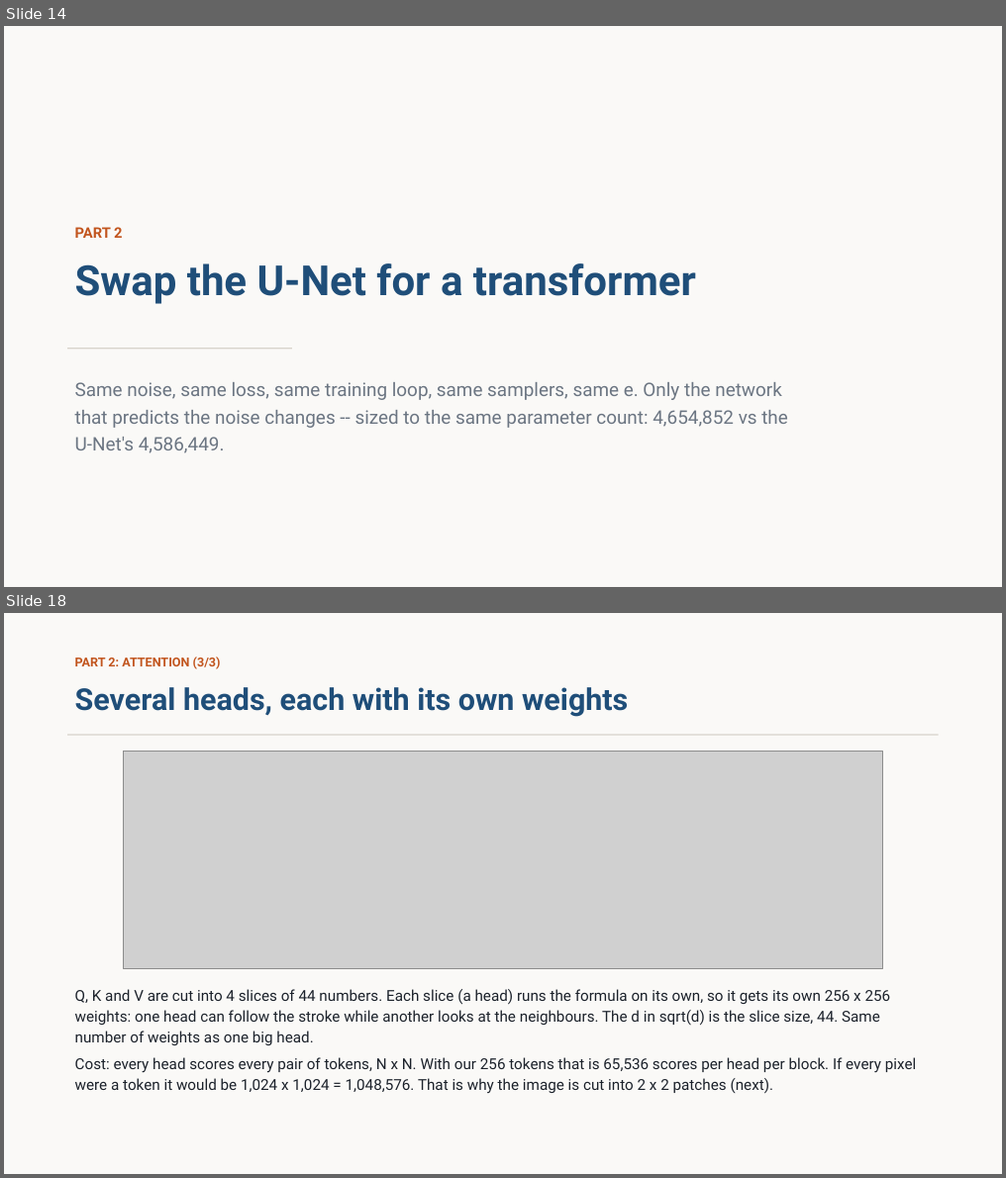
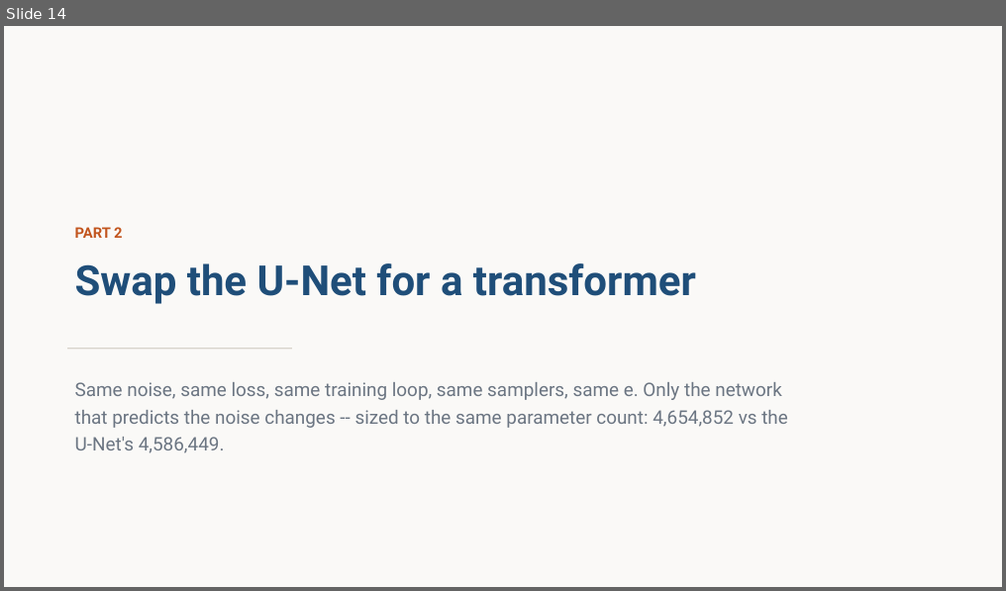
Before and after one commit to stanthemaker/tutorial_ml, a slide deck: week5_diffusion/slides/week5_diffusion.pptx. Shown one above the other, each under a label of ours: slides 14 and 18 before the commit, slide 14 after it; the slides between them are not shown. The pictures are 1006x1178 and 1006x591 pixels, drawn with LibreOffice and Linux fonts; fonts in the diff are those of the drawing; grey boxes stand for pictures. Boxes give left, top, right and bottom in pixels: in the first picture for what was removed or moved away, otherwise in the second. Text is boxed around its words. In the diff, an @@ line names an element or a change of style, - is before the commit and + after.

```diff
--- a/week5_diffusion/slides/week5_diffusion.pptx
+++ b/week5_diffusion/slides/week5_diffusion.pptx
@@ slide 18 removed at (4,613,1002,1174), background #FAF9F7 @@
@@ text removed at (75,657,221,669) @@
-PART 2: ATTENTION (3/3)
@@ text removed at (75,687,628,717) @@
-Several heads, each with its own weights
@@ rectangle removed at (67,735,939,736) @@
@@ picture removed at (123,752,883,968) @@
@@ text removed at (75,989,916,1094) @@
-Q, K and V are cut into 4 slices of 44 numbers. Each slice (a head) runs the formula on its own, so it gets its own 256 x 256 weights: one head can follow the stroke while another looks at the neighbours. The d in sqrt(d) is the slice size, 44. Same number of weights as one big head.
-Cost: every head scores every pair of tokens, N x N. With our 256 tokens that is 65,536 scores per head per block. If every pixel were a token it would be 1,024 x 1,024 = 1,048,576. That is why the image is cut into 2 x 2 patches (next).
```
Also in this commit, not shown: 6 slides changed, 2 slides added, 3 other slides removed, 12 other files.
